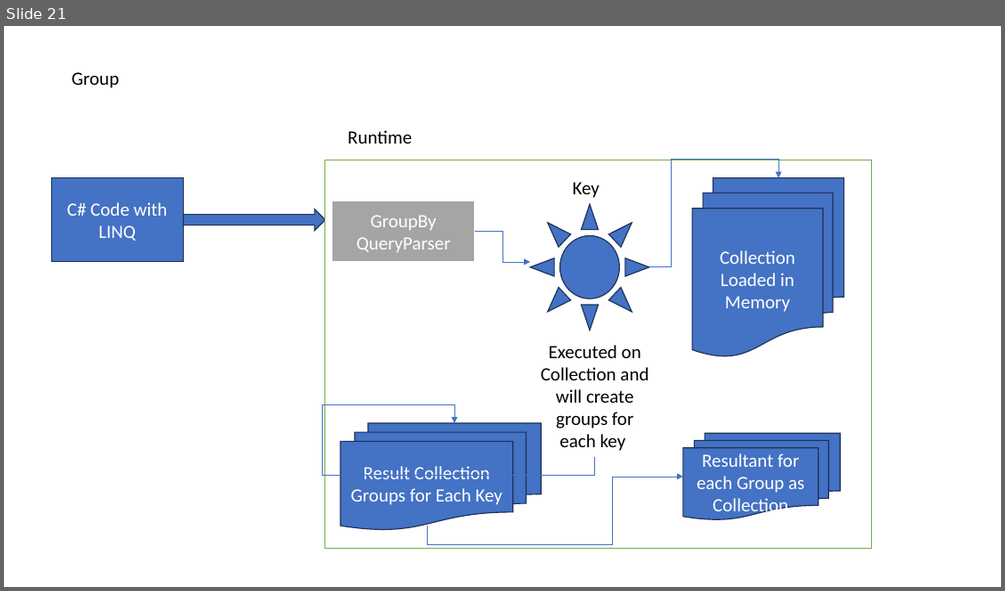
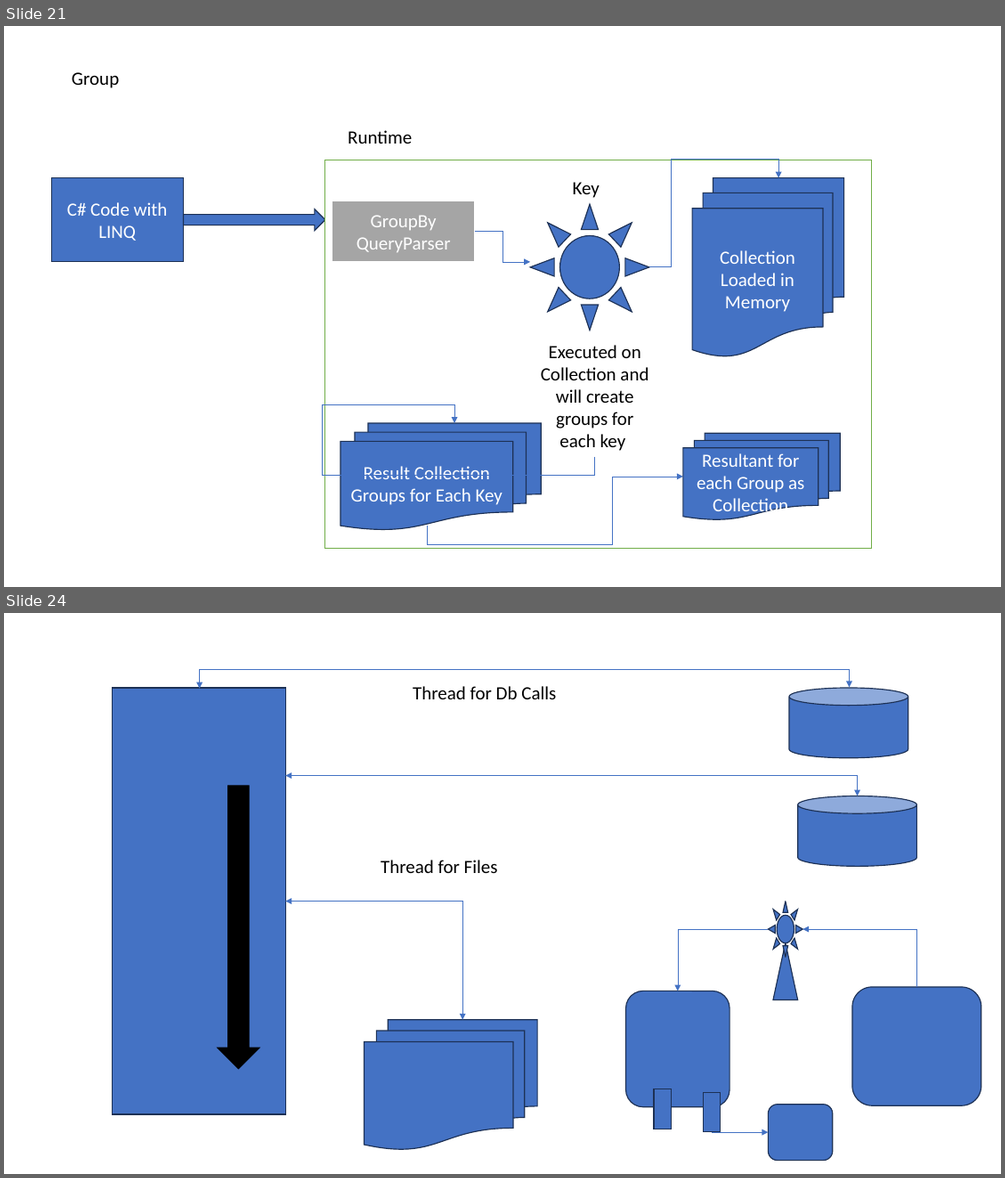
Before and after one commit to maheshsabnis/NetAppsNice, a slide deck: ppts.pptx. Shown one above the other, each under a label of ours: slide 21 before the commit, slides 21 and 24 after it; the slides between them are not shown. The pictures are 1005x591 and 1005x1178 pixels, drawn with LibreOffice and Linux fonts; fonts in the diff are those of the drawing. Boxes give left, top, right and bottom in pixels: in the first picture for what was removed or moved away, otherwise in the second. Text is boxed around its words. In the diff, an @@ line names an element or a change of style, - is before the commit and + after.

```diff
--- a/ppts.pptx
+++ b/ppts.pptx
@@ slide 24 added at [4,613,1001,1174], background #FFFFFF @@
@@ rectangle added at [113,688,286,1114], fill #4472C4, outline #1E3256 1 pt @@
@@ elbow double arrow added from (199, 689) to (849, 687), #4472C4 0.5 pt @@
@@ text added at [413,686,556,699], 18 pt, text #000000 @@
+Thread for Db Calls
@@ cylinder added at [789,688,908,758], fill #4472C4, outline #1E3256 1 pt @@
@@ down arrow added at [218,786,259,1069], fill #000000, outline #000000 1 pt @@
@@ elbow double arrow added from (286, 775) to (858, 796), #4472C4 0.5 pt @@
@@ cylinder added at [798,796,917,867], fill #4472C4, outline #1E3256 1 pt @@
@@ text added at [380,860,498,873], 18 pt, text #000000 @@
+Thread for Files
@@ elbow double arrow added from (286, 900) to (462, 1020), #4472C4 0.5 pt @@
@@ sun added at [769,900,802,957], fill #4472C4, outline #1E3256 1 pt @@
@@ elbow arrow added from (769, 929) to (678, 990), #4472C4 0.5 pt @@
@@ elbow arrow added from (917, 987) to (802, 929), #4472C4 0.5 pt @@
@@ triangle added at [774,943,798,1000], fill #4472C4, outline #1E3256 1 pt @@
@@ rounded rectangle added at [626,990,730,1107], fill #4472C4, outline #1E3256 1 pt @@
@@ rounded rectangle added at [853,987,981,1106], fill #4472C4, outline #1E3256 1 pt @@
@@ flow chart multidocument added at [364,1020,538,1149], fill #4472C4, outline #1E3256 1 pt @@
@@ rectangle added at [654,1089,671,1129], fill #4472C4, outline #1E3256 1 pt @@
@@ rectangle added at [704,1093,720,1132], fill #4472C4, outline #1E3256 1 pt @@
@@ rounded rectangle added at [769,1104,833,1160], fill #4472C4, outline #1E3256 1 pt @@
@@ elbow arrow added from (712, 1132) to (769, 1132), #4472C4 0.5 pt @@
```
Also in this commit, not shown: 3 other slides added, 25 other files.
